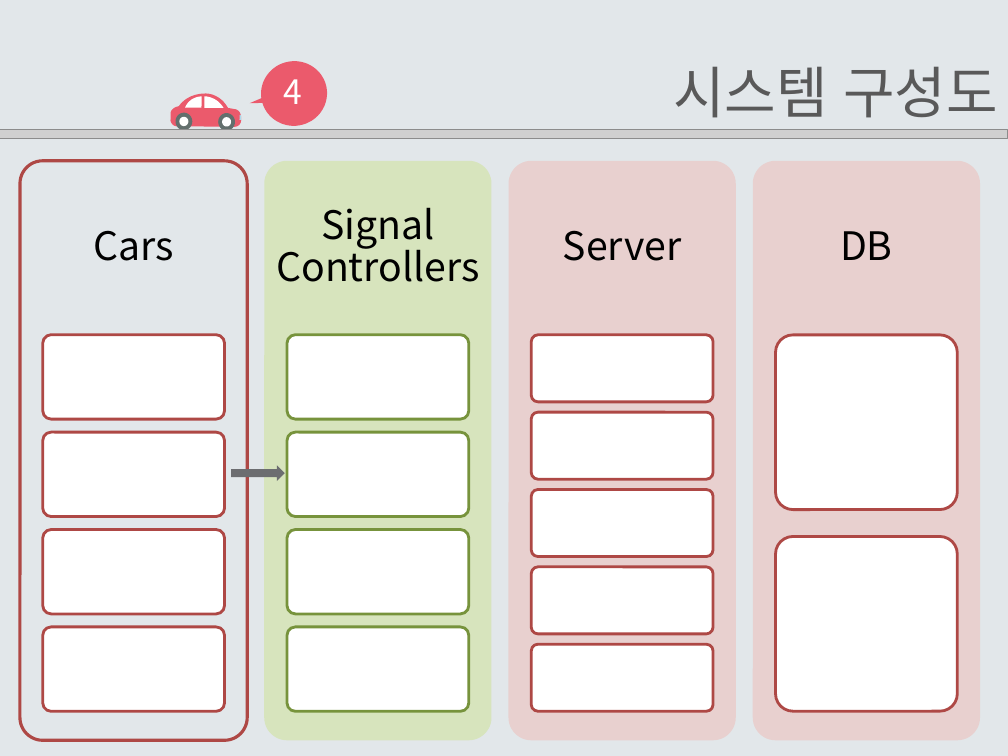
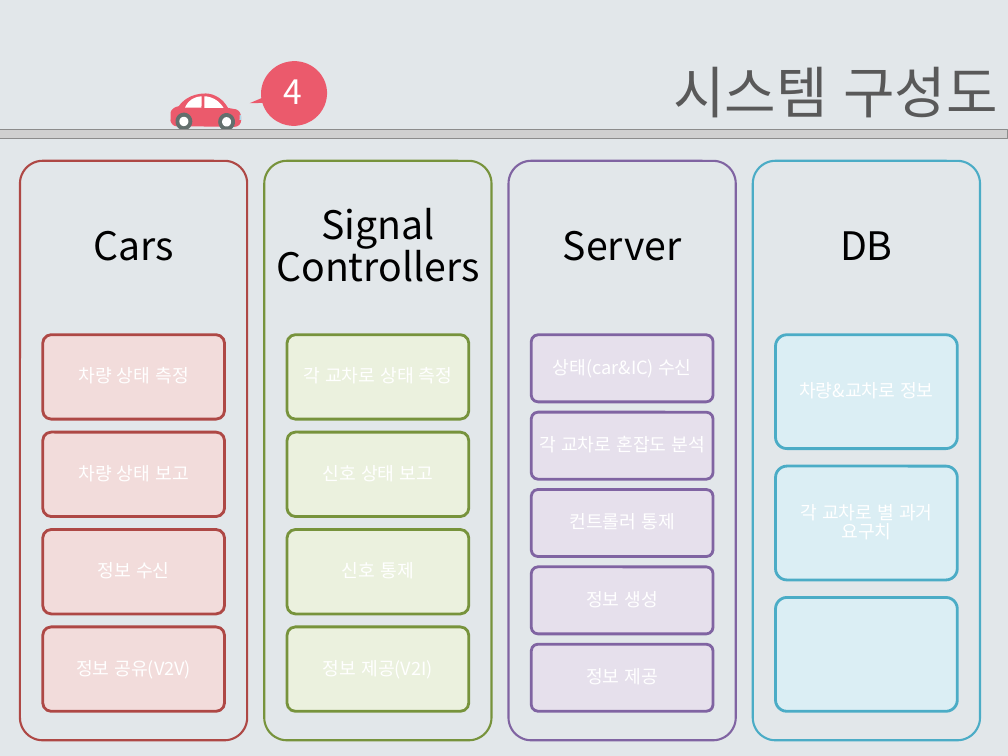
Before and after one commit to EomHeeSang/grad_proj, a slide deck: slide 13 of 발표자료/설계서2-14(엄희상,박주호,김태경).pptx (slide 12 before the commit). Drawn at 1008x756 pixels with LibreOffice and Linux fonts; fonts in the diff are those of the drawing; grey boxes stand for pictures. Boxes give left, top, right and bottom in pixels: in the first picture for what was removed or moved away, otherwise in the second. Text is boxed around its words. In the diff, an @@ line names an element or a change of style, - is before the commit and + after.

```diff
--- a/발표자료/설계서2-14(엄희상,박주호,김태경).pptx
+++ b/발표자료/설계서2-14(엄희상,박주호,김태경).pptx
@@ rounded rectangle at [20,161,247,741]: outline #AE4845 2.25 pt to #AE4845 1.5 pt @@
@@ rounded rectangle at [264,161,491,741]: fill #D7E4BD to none; outline none to #77933C 1.5 pt @@
@@ rounded rectangle at [509,161,736,741]: fill #E8D0D0 to none; outline none to #8064A2 1.5 pt @@
@@ rounded rectangle at [753,161,980,741]: fill #E8D0D0 to none; outline none to #4BACC6 1.5 pt @@
@@ rounded rectangle: place and size @@
-rounded rectangle at [775,335,957,509]
+rounded rectangle at [775,335,957,449]
@@ rounded rectangle at [775,335,957,449]: fill #FFFFFF to #DBEEF4; outline #AE4946 2 pt to #4BACC6 2 pt @@
@@ right arrow removed at [231,466,284,482] @@
@@ rounded rectangle added at [775,466,957,580], fill #DBEEF4, outline #4BACC6 2 pt @@
@@ rounded rectangle at [775,598,957,712]: fill #FFFFFF to #DBEEF4; outline #AE4946 2 pt to #4BACC6 2 pt @@
@@ rounded rectangle: place and size @@
-rounded rectangle at [775,536,957,711]
+rounded rectangle at [775,598,957,712]
@@ fill #FFFFFF to #F2DCDB in 4 elements at [42,335,224,419], [42,432,224,517], [42,529,224,614], [42,627,224,712] @@
@@ fill #FFFFFF to #EBF1DE in 4 elements at [287,335,469,419], [287,432,469,517], [287,529,469,614], [287,627,469,712] @@
@@ fill #FFFFFF to #E6E0EC; outline #AE4946 2 pt to #8064A2 2 pt in 5 elements at [531,335,713,402], [531,412,713,480], [531,490,713,557], [531,566,713,634], [531,644,713,712] @@
```
Also in this commit, not shown: 13 other slides changed, 3 slides added, 2 slides removed, 6 other files.
